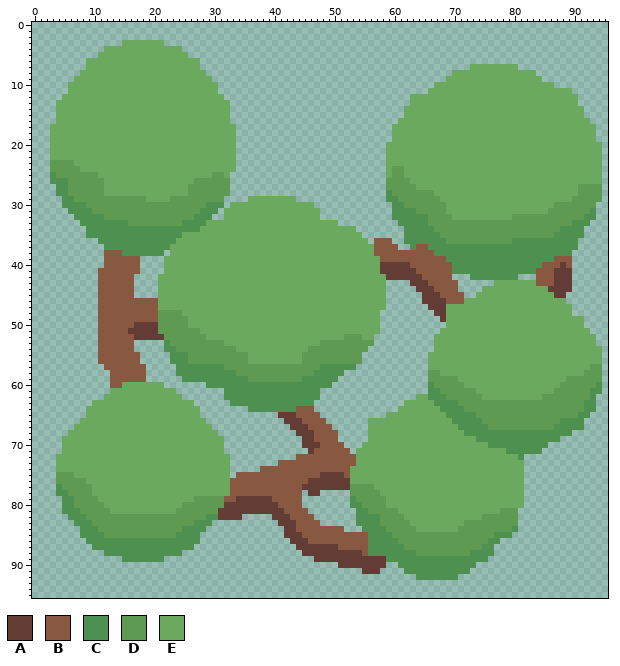
A sprite sheet gets an edit: sprites/blocks/environment/tree/tree1.png. Above, as it was before the edit.
The file is 96x96 pixels.
Palette (. is transparent): A #623c35  B #895841  C #4e904f  D #5e9a52  E #6aa95e
New version:
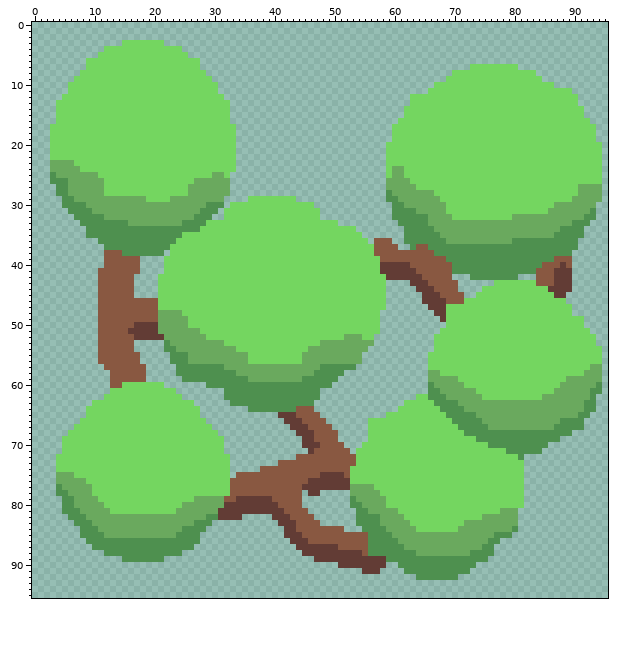
Edits made:
Colour D changes from #5e9a52 to #6aa95e.
Colour E changes from #6aa95e to #74d660.
Boxes around the changes in both pictures, in picture pixels (x1, y1, x2, y2):
changed: (50, 40, 602, 556)
